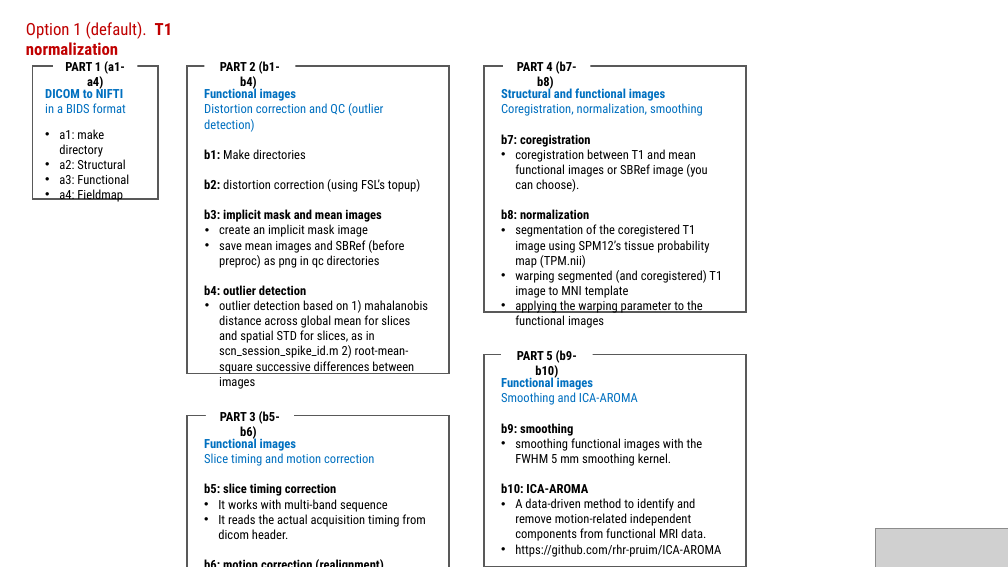
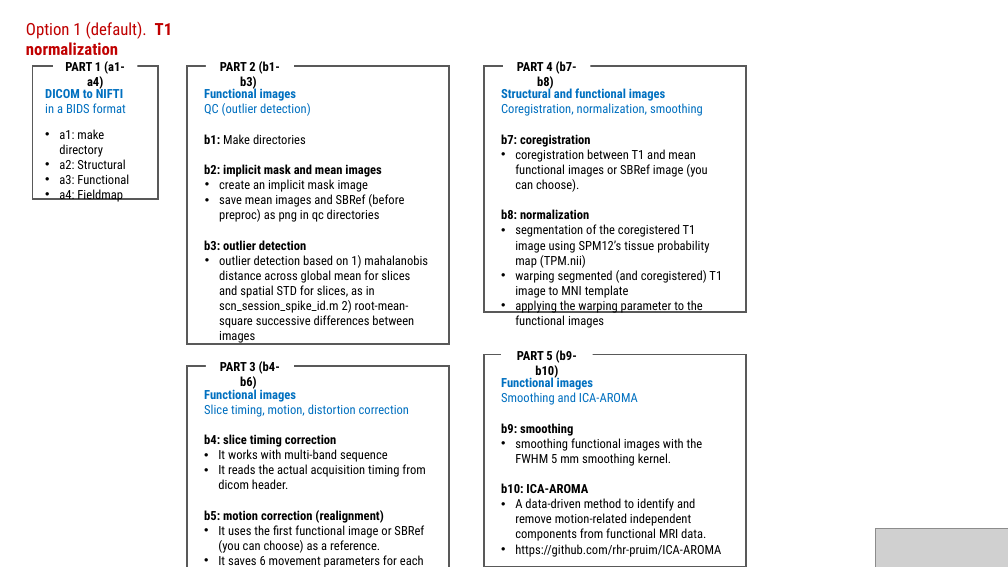
Before and after one commit to cocoanlab/humanfmri_preproc_bids, a slide deck: slide 1 of examples/pipeline_overview.pptx. Drawn at 1008x567 pixels with LibreOffice and Linux fonts; fonts in the diff are those of the drawing; grey boxes stand for pictures. Boxes give left, top, right and bottom in pixels: in the first picture for what was removed or moved away, otherwise in the second. Text is boxed around its words. In the diff, an @@ line names an element or a change of style, - is before the commit and + after.

```diff
--- a/examples/pipeline_overview.pptx
+++ b/examples/pipeline_overview.pptx
@@ rectangle: place and size @@
-rectangle at (188, 66, 449, 374)
+rectangle at (188, 66, 449, 344)
@@ text at (220, 61, 280, 90): text changed @@
-PART 2 (b1-b4)
+PART 2 (b1-b3)
@@ text at (204, 103, 311, 116): text changed @@
-Distortion correction and QC (outlier detection)
+QC (outlier detection)
@@ text at (204, 164, 381, 177): text changed; bold on @@
-b2: distortion correction (using FSL’s topup)
-b3: implicit mask and mean images
+b2: implicit mask and mean images
@@ text at (204, 240, 306, 250): text changed @@
-b4: outlier detection
+b3: outlier detection
@@ rectangle: place and size @@
-rectangle at (188, 416, 449, 567)
+rectangle at (188, 366, 449, 567)
@@ text at (204, 387, 425, 567): paragraph added @@
+  b6: distortion correction (using FSL’s topup)
@@ text "Functional images": place and size @@
-text "Functional images" at (204, 436, 425, 539)
+text "Functional images" at (204, 387, 425, 567)
@@ text at (220, 361, 280, 391): text changed @@
-PART 3 (b5-b6)
+PART 3 (b4-b6)
@@ text at (204, 404, 409, 447): text changed @@
-Slice timing and motion correction
-b5: slice timing correction
+Slice timing, motion, distortion correction
+b4: slice timing correction
@@ text at (204, 510, 383, 523): text changed @@
-b6: motion correction (realignment)
+b5: motion correction (realignment)
```
Also in this commit, not shown: 1 other slide changed, 4 other files.
